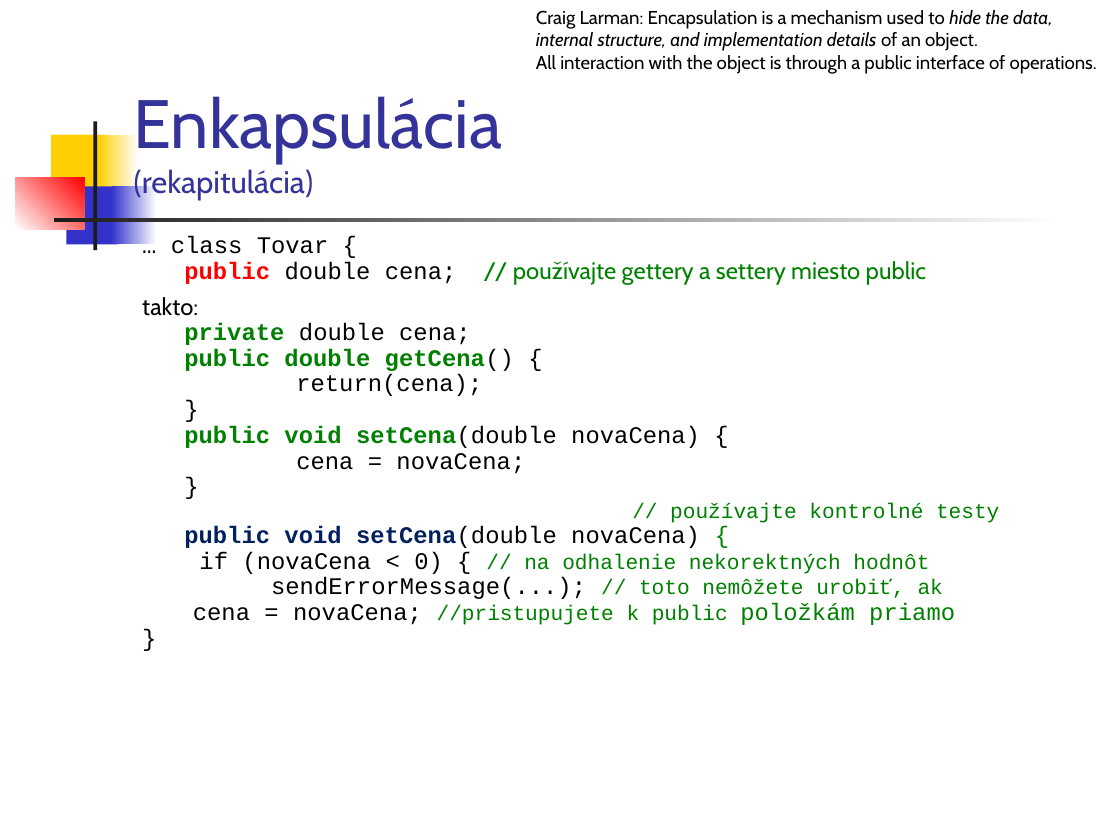
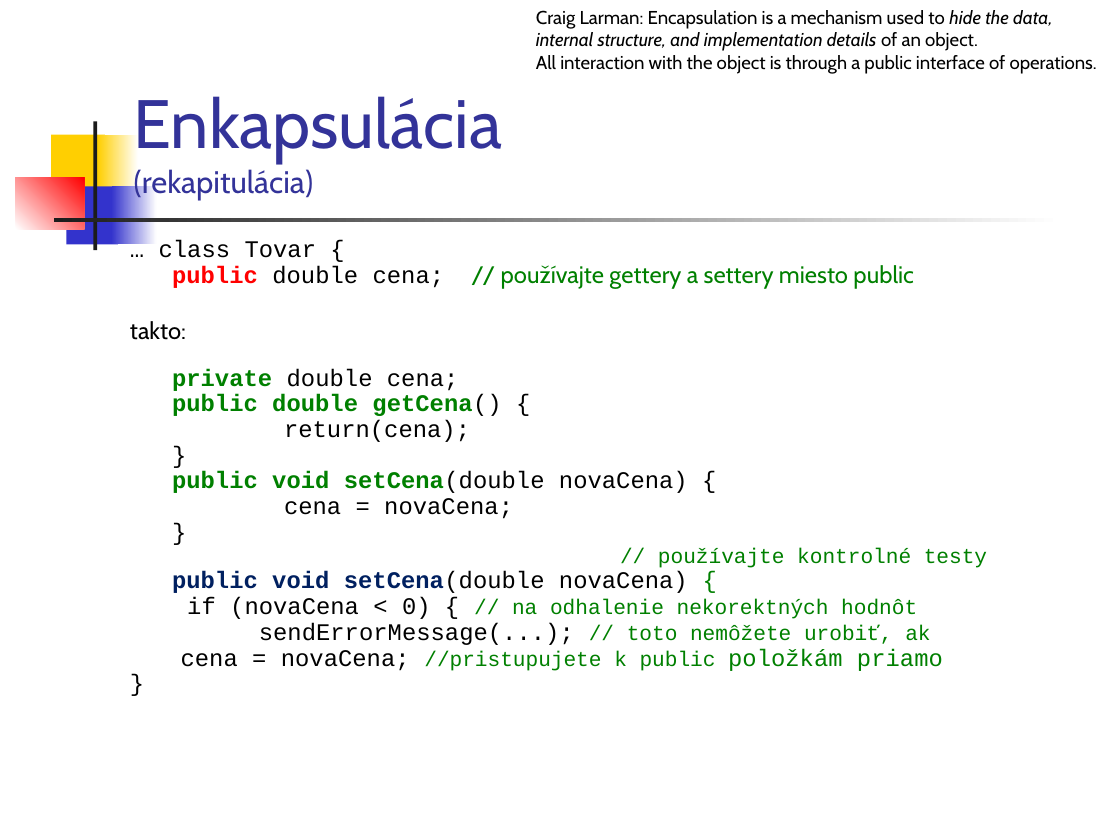
Before and after one commit to Programovanie4/Prednasky, a slide deck: slide 10 of 04/04_java.ppt (slide 13 before the commit). Drawn at 1120x840 pixels with LibreOffice and Linux fonts; fonts in the diff are those of the drawing. Boxes give left, top, right and bottom in pixels: in the first picture for what was removed or moved away, otherwise in the second. Text is boxed around its words. In the diff, an @@ line names an element or a change of style, - is before the commit and + after.

```diff
--- a/04/04_java.ppt
+++ b/04/04_java.ppt
@@ text "… class Tovar {" rewrapped from <box>142,236,999,625</box> to <box>130,240,987,671</box> @@
```
Also in this commit, not shown: 7 other slides changed, 1 slide added, 5 slides removed, 4 other files.
